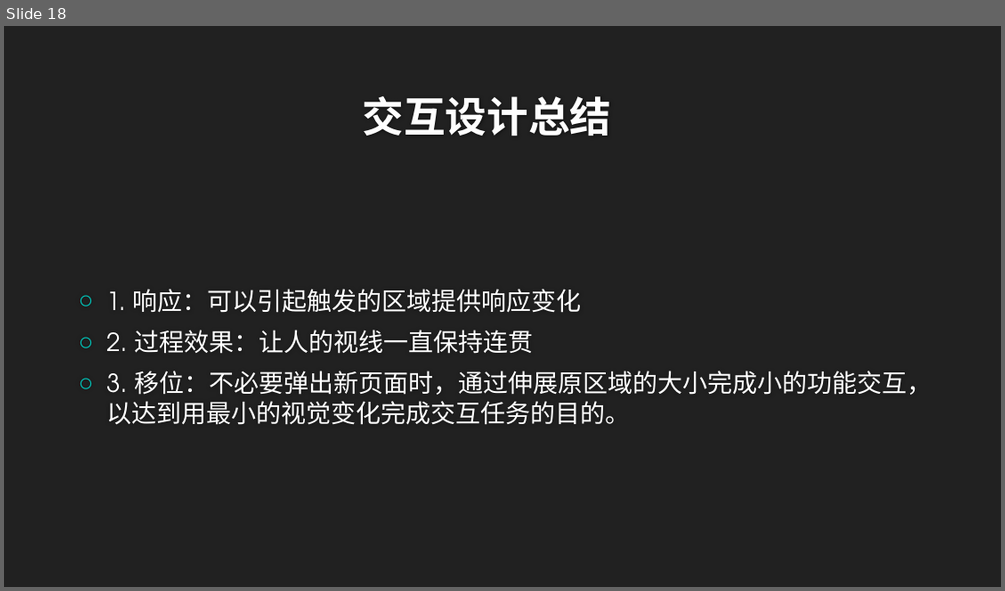
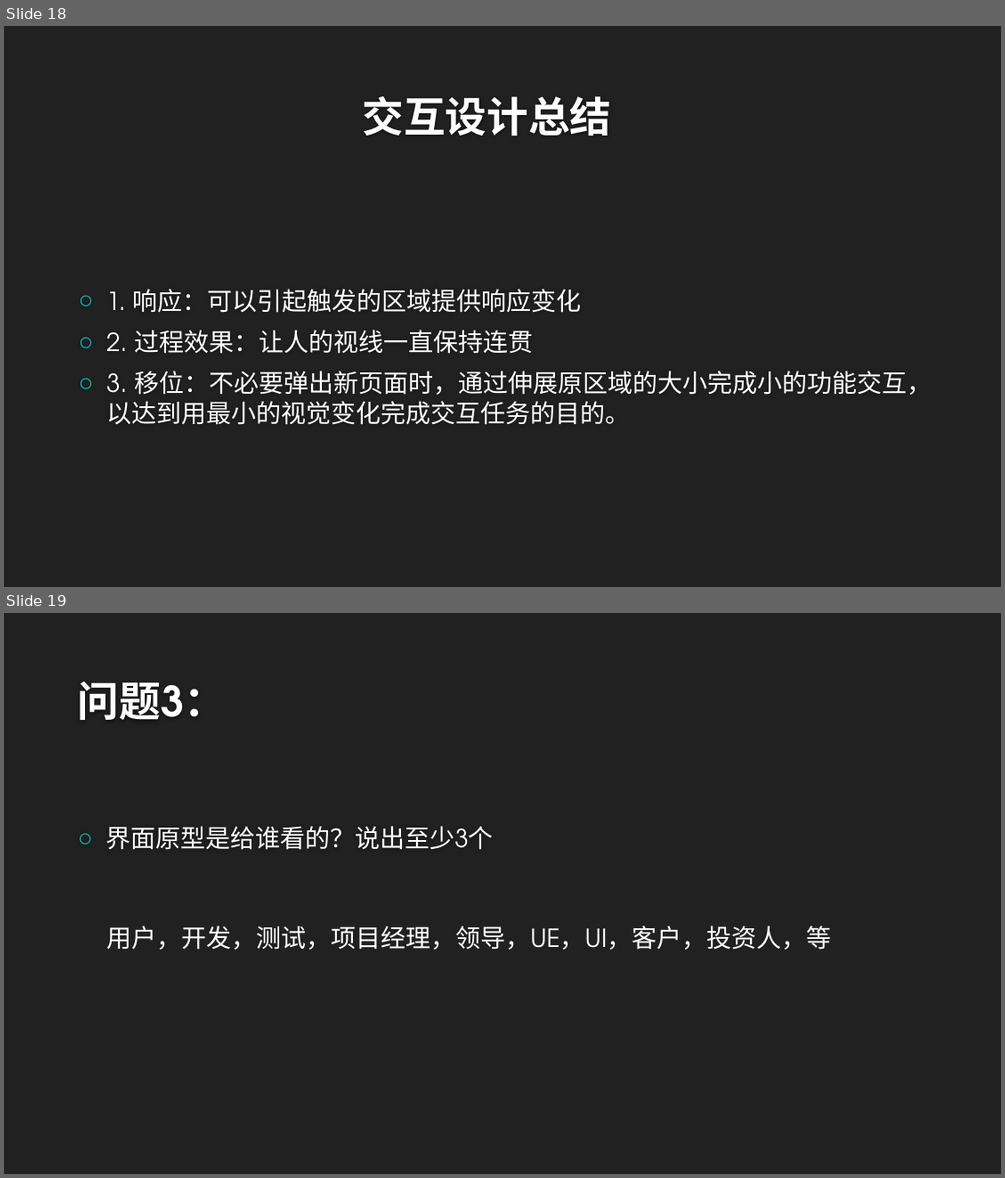
Before and after one commit to twn422/PRD2017, a slide deck: PRD-2017-G24/STW/非受控文件/翻转课堂作业/UML基础2：界面原型/UML基础Ⅱ：界面原型.pptx. Shown one above the other, each under a label of ours: slide 18 before the commit, slides 18 and 19 after it. The pictures are 1005x591 and 1005x1178 pixels, drawn with LibreOffice and Linux fonts; fonts in the diff are those of the drawing; background and template pictures are left out. Boxes give left, top, right and bottom in pixels: in the first picture for what was removed or moved away, otherwise in the second. Text is boxed around its words. In the diff, an @@ line names an element or a change of style, - is before the commit and + after.

```diff
--- a/PRD-2017-G24/STW/非受控文件/翻转课堂作业/UML基础2：界面原型/UML基础Ⅱ：界面原型.pptx
+++ b/PRD-2017-G24/STW/非受控文件/翻转课堂作业/UML基础2：界面原型/UML基础Ⅱ：界面原型.pptx
@@ slide 19 added at (4, 613, 1001, 1174), background #212121 @@
@@ title added at (78, 682, 226, 720), 40 pt, text #FEFEFE, bold @@
+问题3：
@@ text added at (105, 826, 494, 850), 24 pt, text #FFFFFF @@
+○ 界面原型是给谁看的？说出至少3个
@@ text added at (106, 925, 831, 949), 24 pt, text #FFFFFF @@
+用户，开发，测试，项目经理，领导，UE，UI，客户，投资人，等
```
Also in this commit, not shown: 1 other slide added, 2 slides removed, 1 other file.
